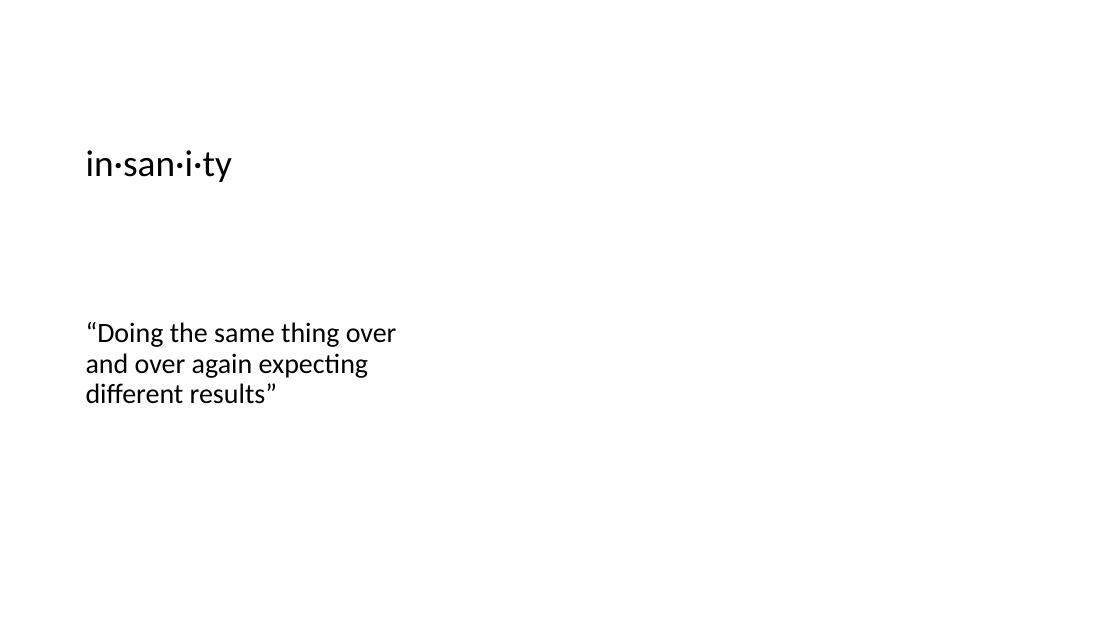
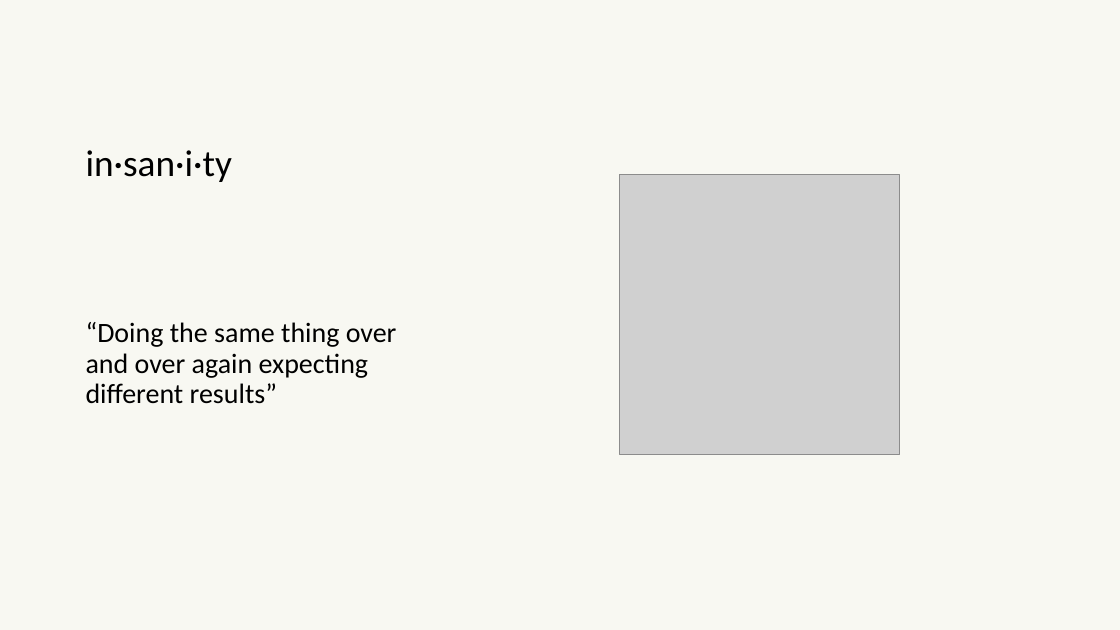
Before and after one commit to Twads9816/IMGD-2900, a slide deck: slide 2 of Website/a20/isaac/Whither redesign.pptx. Drawn at 1120x630 pixels with LibreOffice and Linux fonts; fonts in the diff are those of the drawing; grey boxes stand for pictures. Boxes give left, top, right and bottom in pixels: in the first picture for what was removed or moved away, otherwise in the second. Text is boxed around its words. In the diff, an @@ line names an element or a change of style, - is before the commit and + after.

```diff
--- a/Website/a20/isaac/Whither redesign.pptx
+++ b/Website/a20/isaac/Whither redesign.pptx
@@ background #FFFFFF to #F8F8F2 @@
@@ picture added at (620,175,900,455) @@
```
Also in this commit, not shown: 3 other slides changed, 4 other files.
